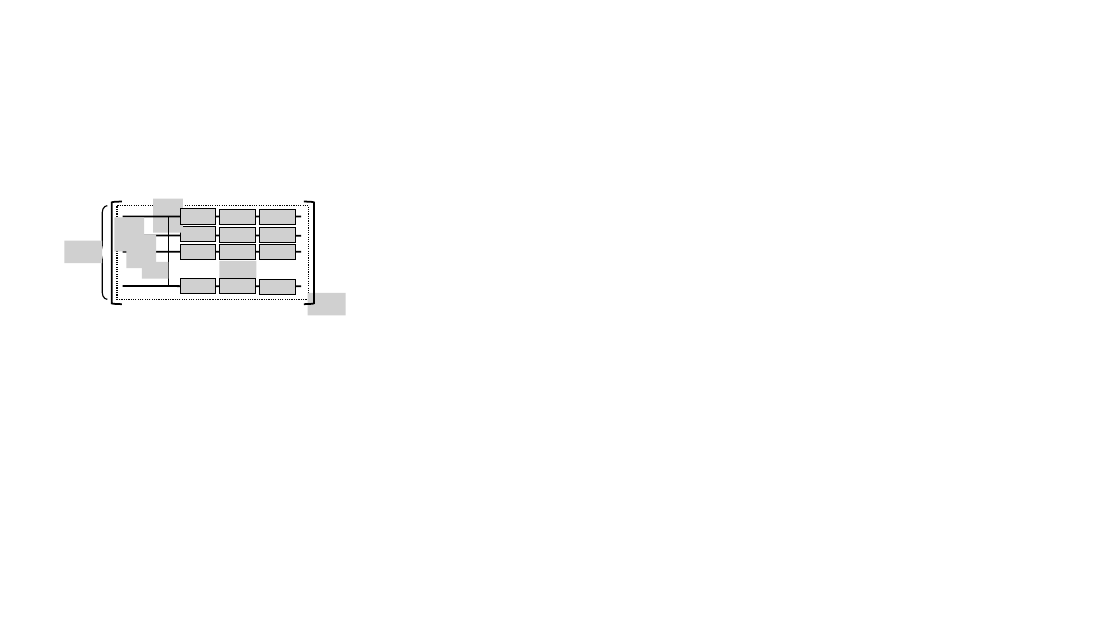
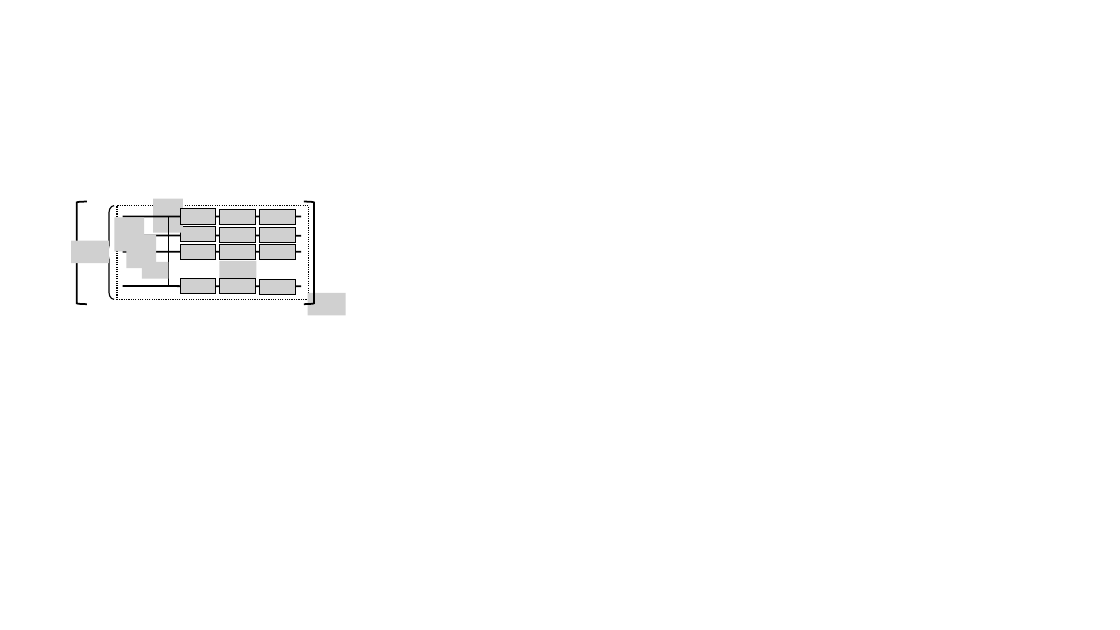
Before and after one commit to NAIST-Archlab/FQsun, a slide deck: slide 4 of images/draw.pptx. Drawn at 1120x630 pixels with LibreOffice and Linux fonts; fonts in the diff are those of the drawing; grey boxes stand for pictures. Boxes give left, top, right and bottom in pixels: in the first picture for what was removed or moved away, otherwise in the second. Text is boxed around its words. In the diff, an @@ line names an element or a change of style, - is before the commit and + after.

```diff
--- a/images/draw.pptx
+++ b/images/draw.pptx
@@ left bracket: place and size @@
-left bracket at (112,202,122,304)
+left bracket at (76,202,87,304)
@@ left brace: place and size @@
-left brace at (97,206,108,300)
+left brace at (104,206,114,300)
@@ picture: place and size @@
-picture at (65,240,103,263)
+picture at (71,240,109,263)
```
Also in this commit, not shown: 1 other slide changed, 10 other files.
